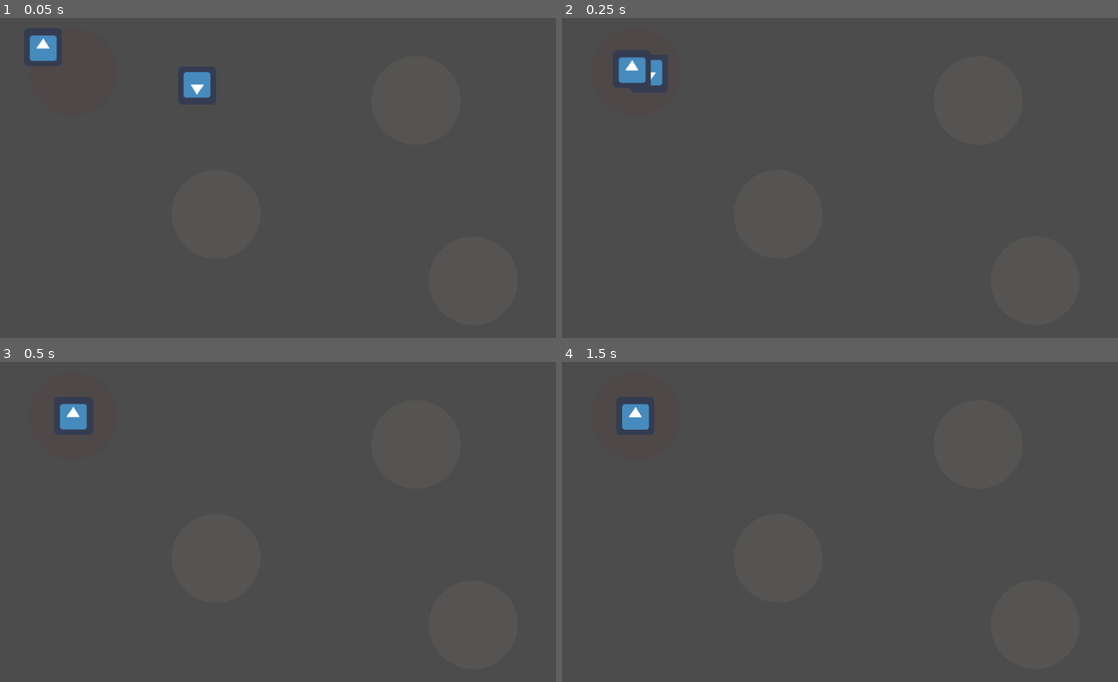
Above: before the commit, frames 1-4 (two rows, left to right).
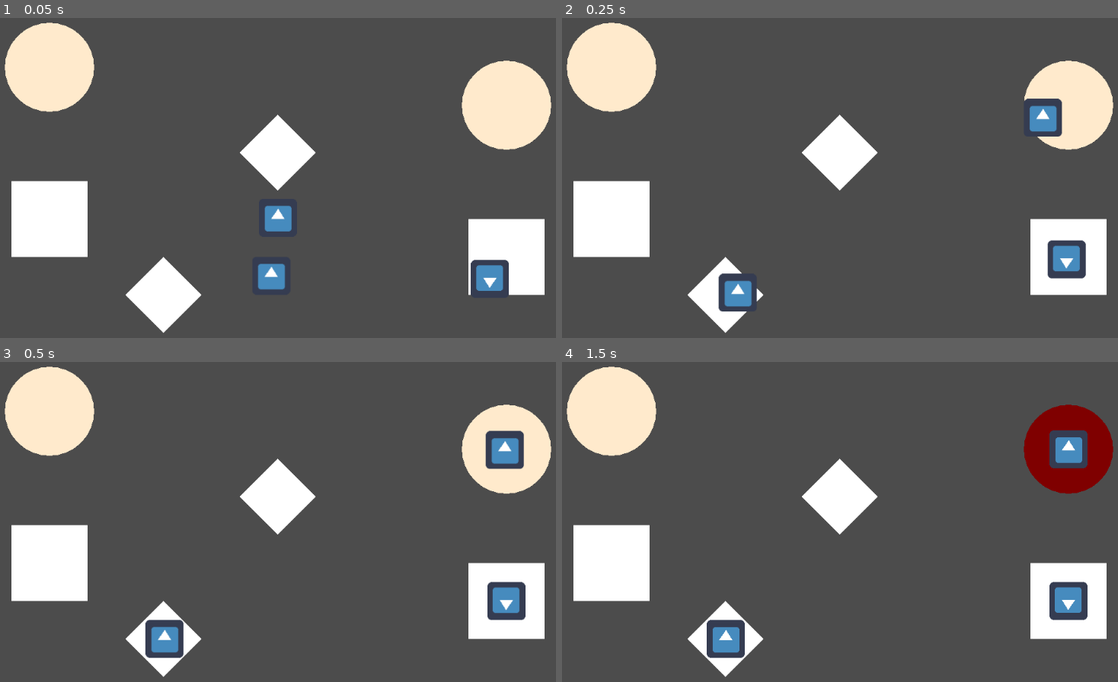
Above: after the commit, the same moments.

Repository: kyle-stevens/NASA-PSYCHE-15G-GODOT
Game: Godot game, scene res://TestScne.tscn
Same seed, same stepped clock (60 frames per second), same inputs: the game is played once before the commit and once after it. The engine's default icon, where the game draws it, is replaced by a stand-in: a white triangle on a blue panel in a dark square.
Inputs (mouse positions are in pixels of both pictures, inside the frame that each line leads up to):
- Up to frame 1 (0.05 s): no input
- Up to frame 2 (0.25 s): no input
- Up to frame 3 (0.5 s): no input
- Up to frame 4 (1.5 s): move the mouse to (634, 416) at 0.52 s; click (634, 416) at 0.6 s; tap Enter at 1.25 s; move the mouse to (634, 416) at 1.27 s; click (634, 416) at 1.35 s

The runs differ from the first frame. In frame 1, 18% of the frame differs, in the area x 0-100%, y 1-99%; in frame 2, 16%; in frame 3, 16%; in frame 4, 16%.

Commit message:
Multiple Object Support, Custom Shape Support

Diff:
--- a/Drag And Drop Demo/Object.gd
+++ b/Drag And Drop Demo/Object.gd
@@ -4,20 +4,28 @@
 var rest_point
 var rest_nodes = []
 
-export(int, "Object 1", "Object 2") var object_id
+export(int, "Object 1", "Object 2", "Object 3") var object_id
 onready var anim = get_node("AnimatedSprite")
 
 
 func _ready():
 	rest_nodes = get_tree().get_nodes_in_group("zone")
-	rest_point = rest_nodes[0].global_position
-	rest_nodes[0].select()
+	for node in rest_nodes:
+		if node.object_id == object_id:
+			rest_point = node.global_position
+	#rest_point = rest_nodes[0].global_position
+	#rest_nodes[0].select()
 	if object_id == 0:
 		anim.play("object1")
 	elif object_id == 1:
 		anim.play("object2")
 		anim.flip_h = true
 		anim.flip_v = true
+	elif object_id == 1:
+		anim.play("object2")
+		anim.flip_h = false
+		anim.flip_v = true
+		anim.rotate(3)
 
 func _on_Area2D_input_event(viewport, event, shape_idx):
 	if Input.is_action_just_pressed("click"):
--- a/Drag And Drop Demo/TestScne.tscn
+++ b/Drag And Drop Demo/TestScne.tscn
@@ -6,22 +6,34 @@
 [node name="TestScne" type="Node2D"]
 
 [node name="Zones" parent="." instance=ExtResource( 2 )]
-position = Vector2( 168, 136 )
+position = Vector2( 128, 128 )
+
+[node name="Zones3" parent="." instance=ExtResource( 2 )]
+position = Vector2( 128, 384 )
+object_id = 1
+
+[node name="Zones6" parent="." instance=ExtResource( 2 )]
+position = Vector2( 896, 192 )
+
+[node name="Zones8" parent="." instance=ExtResource( 2 )]
+position = Vector2( 896, 448 )
+object_id = 1
 
 [node name="Zones2" parent="." instance=ExtResource( 2 )]
-position = Vector2( 744, 184 )
-object_id = 1
-
-[node name="Zones3" parent="." instance=ExtResource( 2 )]
-position = Vector2( 408, 376 )
+position = Vector2( 512, 272 )
+object_id = 2
 
 [node name="Zones4" parent="." instance=ExtResource( 2 )]
-position = Vector2( 840, 488 )
-object_id = 1
+position = Vector2( 320, 512 )
+object_id = 2
+
+[node name="Object3" parent="." instance=ExtResource( 1 )]
+position = Vector2( 232, 520 )
+
+[node name="Object" parent="." instance=ExtResource( 1 )]
+position = Vector2( 632, 456 )
+object_id = 2
 
 [node name="Object2" parent="." instance=ExtResource( 1 )]
-position = Vector2( 528, 176 )
+position = Vector2( 848, 512 )
 object_id = 1
-
-[node name="Object" parent="." instance=ExtResource( 1 )]
-position = Vector2( 80, 64 )
--- a/Drag And Drop Demo/Zones.gd
+++ b/Drag And Drop Demo/Zones.gd
@@ -2,20 +2,31 @@
 
 signal correct()
 export var correct = false
-export(int, "Object 1", "Object 2") var object_id
+export(int, "Object 1", "Object 2", "Object 3") var object_id
 
 func _draw():
-	draw_circle(Vector2.ZERO, 75, Color.blanchedalmond)
-	modulate.a = 0.05
+	if object_id == 0:
+		draw_circle(Vector2.ZERO, 75, Color.blanchedalmond)
+	elif object_id == 1:
+		draw_polygon(PoolVector2Array([Vector2(64,64),Vector2(-64,64),Vector2(-64,-64),Vector2(64,-64)]),
+	PoolColorArray([Color(1,1,1,1)]),
+	PoolVector2Array([Vector2(64,64),Vector2(-64,64),Vector2(-64,-64),Vector2(64,-64)]),
+	null)
+	elif object_id == 2:
+		draw_polygon(PoolVector2Array([Vector2(0,64),Vector2(64,0),Vector2(0,-64),Vector2(-64,0)]),
+	PoolColorArray([Color(1,1,1,1)]),
+	PoolVector2Array([Vector2(0,64),Vector2(64,0),Vector2(0,-64),Vector2(-64,0)]),
+	null)
+	#modulate.a = 0.05
 
 func select():
 	for child in get_tree().get_nodes_in_group("zone"):
 		child.deselect()
 	modulate = Color.webmaroon
-	modulate.a = 0.05
+	#modulate.a = 0.05
 	if correct:
 		emit_signal("correct")
 
 func deselect():
 	modulate = Color.white
-	modulate.a = 0.05
+	#modulate.a = 0.05
